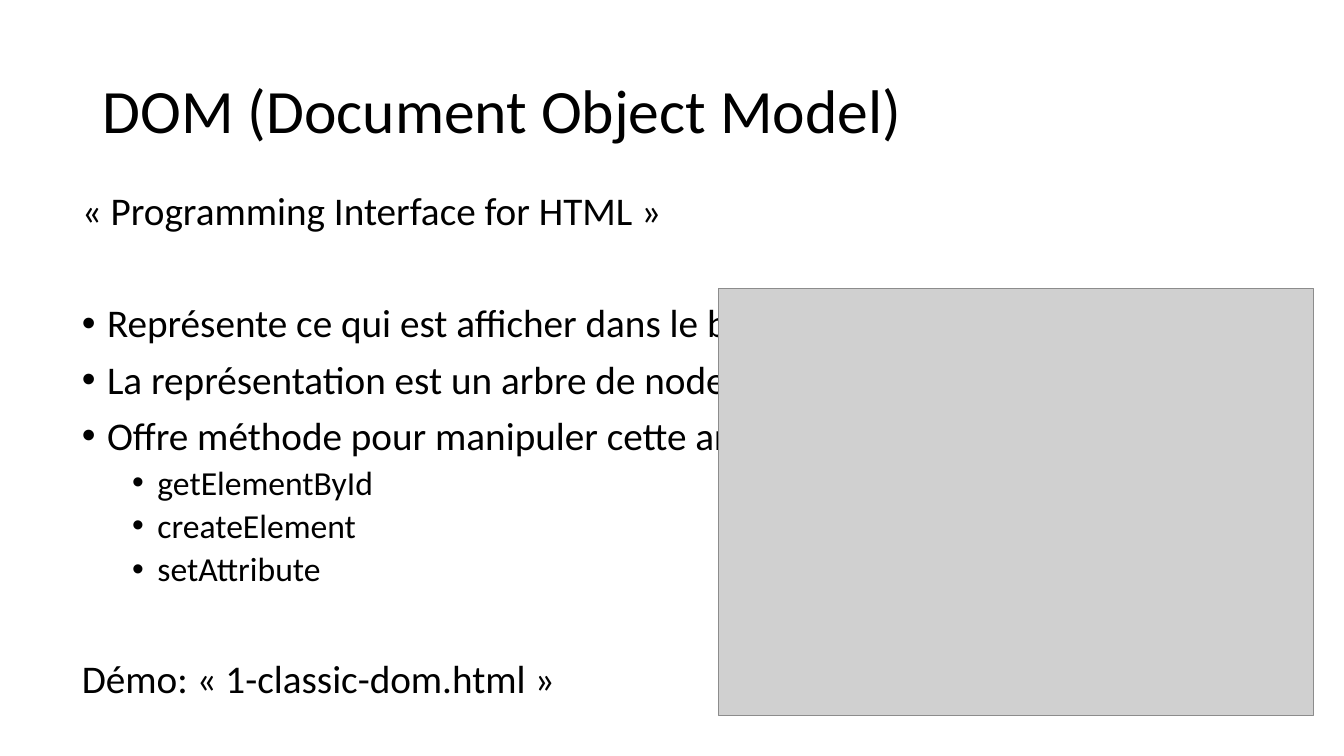
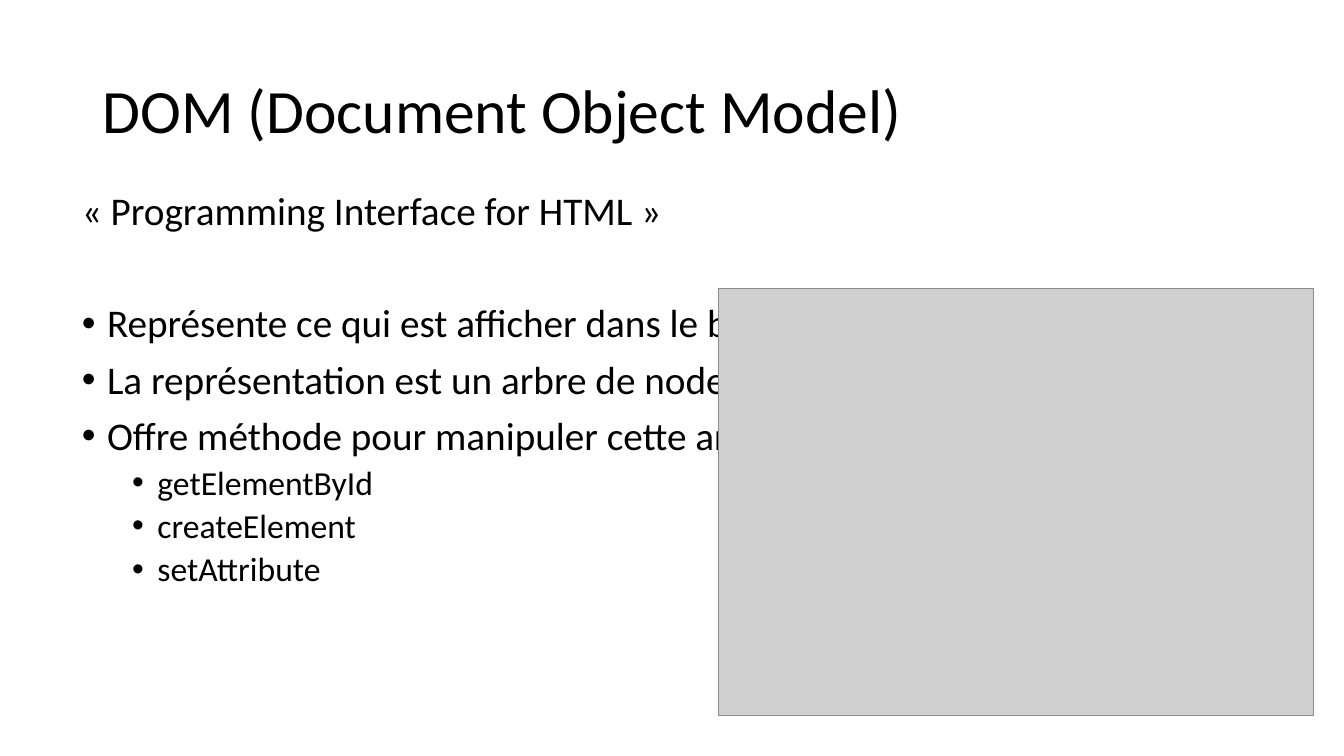
Before and after one commit to samuelgaudreau/formation-front-end-3, a slide deck: slide 4 of part-2/React-Perfo.pptx (slide 3 before the commit). Drawn at 1344x756 pixels with LibreOffice and Linux fonts; fonts in the diff are those of the drawing; grey boxes stand for pictures. Boxes give left, top, right and bottom in pixels: in the first picture for what was removed or moved away, otherwise in the second. Text is boxed around its words. In the diff, an @@ line names an element or a change of style, - is before the commit and + after.

```diff
--- a/part-2/React-Perfo.pptx
+++ b/part-2/React-Perfo.pptx
@@ text at (x1=82, y1=665, x2=525, y2=694): paragraph removed @@
-Démo: « 1-classic-dom.html »
```
Also in this commit, not shown: 10 other slides changed, 13 slides added, 1 slide removed, 10 other files.
